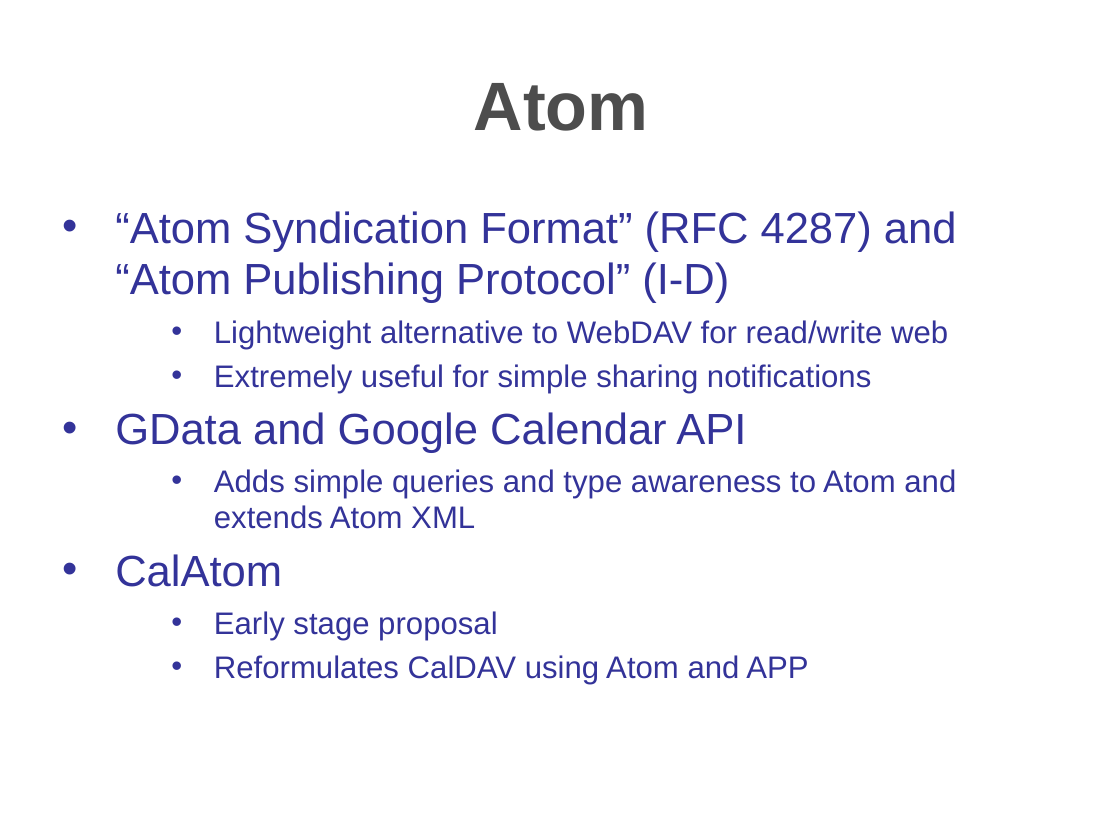
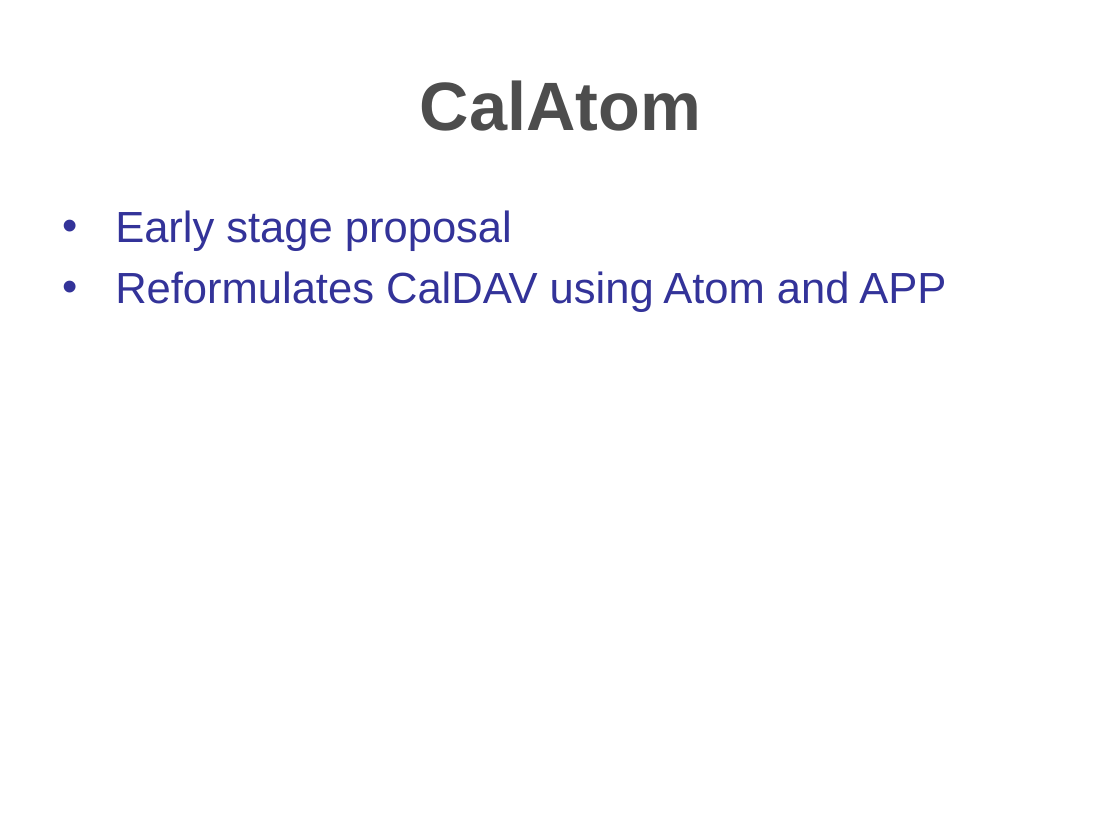
Before and after one commit to travis/cosmo, a slide deck: slide 17 of src/docs/presentations/apachecon2006.ppt (slide 23 before the commit). Drawn at 1120x840 pixels with LibreOffice and Linux fonts; fonts in the diff are those of the drawing; background and template pictures are left out. Boxes give left, top, right and bottom in pixels: in the first picture for what was removed or moved away, otherwise in the second. Text is boxed around its words. In the diff, an @@ line names an element or a change of style, - is before the commit and + after.

```diff
--- a/src/docs/presentations/apachecon2006.ppt
+++ b/src/docs/presentations/apachecon2006.ppt
@@ title at box(420, 80, 701, 131): text changed @@
-Atom
+CalAtom
@@ text "Early stage proposal" at box(115, 210, 946, 312): size 20 to 28 pt; list level 3 to 1 in "Early stage proposal"; line spacing 23.4pt to 33.2pt; list level 3 to 1 in "Reformulates CalDAV using Atom and ..." @@
@@ text at box(115, 211, 957, 587): paragraphs removed @@
-• “Atom Syndication Format” (RFC 4287) and “Atom Publishing Protocol” (I-D)
-    • Lightweight alternative to WebDAV for read/write web
-    • Extremely useful for simple sharing notifications
-• GData and Google Calendar API
-    • Adds simple queries and type awareness to Atom and extends Atom XML
-• CalAtom
```
Also in this commit, not shown: 23 other slides changed, 5 slides added, 5 slides removed.
